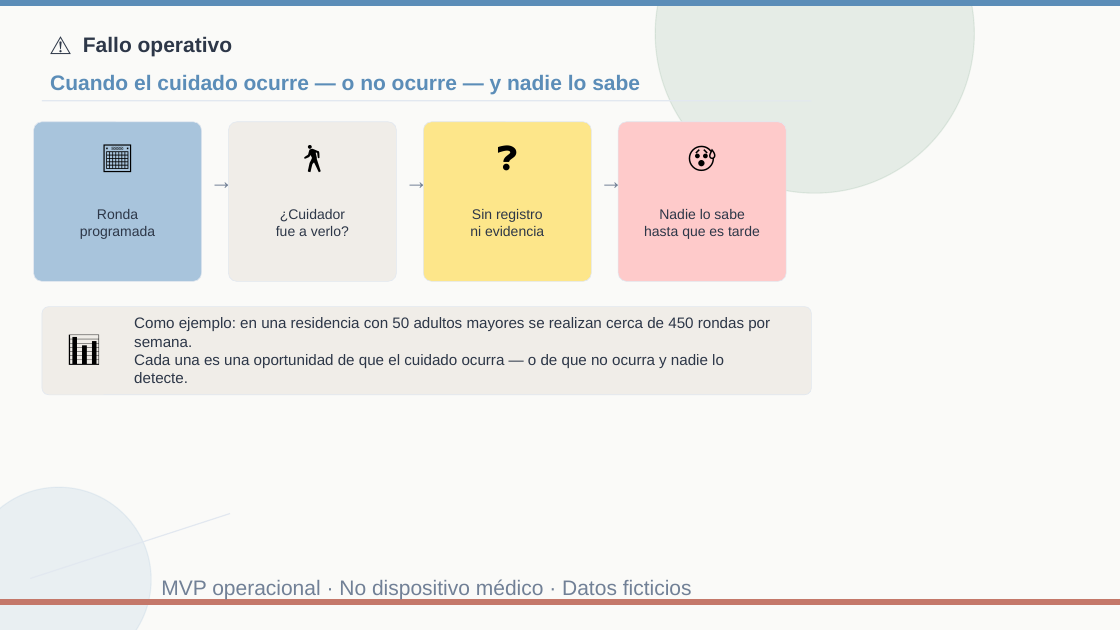
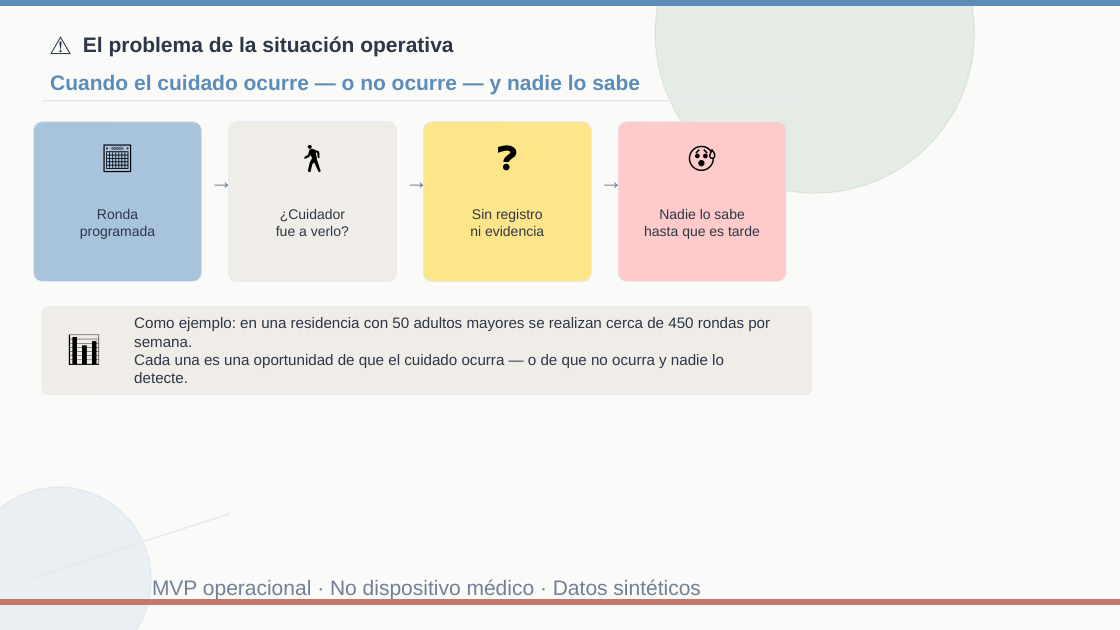
Before and after one commit to RobertMX23/CareSignalAPP, a slide deck: slide 4 of business/CareSignal_Pitch_Deck.pptx. Drawn at 1120x630 pixels with LibreOffice and Linux fonts; fonts in the diff are those of the drawing. Boxes give left, top, right and bottom in pixels: in the first picture for what was removed or moved away, otherwise in the second. Text is boxed around its words. In the diff, an @@ line names an element or a change of style, - is before the commit and + after.

```diff
--- a/business/CareSignal_Pitch_Deck.pptx
+++ b/business/CareSignal_Pitch_Deck.pptx
@@ text at [83, 36, 453, 57]: text changed @@
-⚠️ Fallo operativo
+⚠️ El problema de la situación operativa
@@ text at [152, 579, 700, 600]: text changed @@
-MVP operacional · No dispositivo médico · Datos ficticios
+MVP operacional · No dispositivo médico · Datos sintéticos
```
Also in this commit, not shown: 12 other slides changed, 1 other file.
